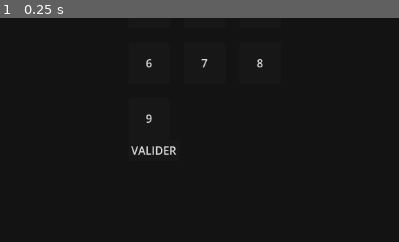
Above: before the commit, frame 1.
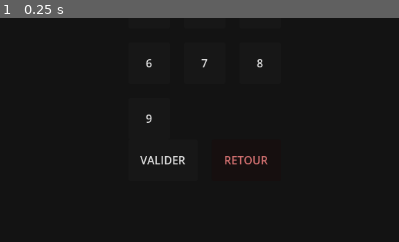
Above: after the commit, the same moment.

Repository: Docodoc3/Escape-the-lab
Game: Godot game, scene res://Scenes/numpad_minigame.tscn
The game is run twice, just before and just after one commit, with the same random seed, the same clock (stepped at 60 frames per second) and the same inputs. This scene is started directly instead of the project's main scene.
Inputs:
- Up to frame 1 (0.25 s): no input
The pictures show only the part of the screen within x 19-69%, y 50-100%; the shares and areas given below are measured in that part.

The runs differ from the first frame. In frame 1, 0.8% of the frame differs, in the area x 32-68%, y 57-66%.

Commit message:
Commit pour fleches

Diff:
--- a/Scripts/numpad_minigame.gd
+++ b/Scripts/numpad_minigame.gd
@@ -1,7 +1,7 @@
 extends CanvasLayer
 
 var entered_code = ""
-const SECRET_CODE = "0426" # Change ça par le code que tu veux !
+const SECRET_CODE = "0426" # Code secret pour déverrouiller la porte
 
 func _ready():
 	$EcranCode.text = "ENTREZ LE CODE : "
@@ -17,19 +17,30 @@
 		var row = i / 3
 		btn.position = Vector2(400 + col * 80, 200 + row * 80)
 
-		# On connecte le bouton à notre fonction
+		# On connecte le bouton à notre fonction de saisie
 		btn.pressed.connect(self._on_digit_pressed.bind(str(i)))
 		add_child(btn)
 
-	# Bouton VALIDER
+	# --- BOUTON VALIDER ---
 	var btn_val = Button.new()
 	btn_val.text = "VALIDER"
 	btn_val.position = Vector2(400, 500)
+	btn_val.custom_minimum_size = Vector2(100, 60)
 	btn_val.pressed.connect(self._on_validate_pressed)
 	add_child(btn_val)
 
+	# --- BOUTON RETOUR (ANNULER) ---
+	var btn_back = Button.new()
+	btn_back.text = "RETOUR"
+	# Positionné à droite du bouton VALIDER
+	btn_back.position = Vector2(520, 500)
+	btn_back.custom_minimum_size = Vector2(100, 60)
+	# Couleur légèrement rosée pour le différencier
+	btn_back.modulate = Color.LIGHT_CORAL
+	btn_back.pressed.connect(self._on_back_pressed)
+	add_child(btn_back)
+
 func _on_digit_pressed(digit):
-	print("Bouton cliqué : ", digit)
 	if entered_code.length() < 4:
 		entered_code += digit
 		$EcranCode.text = "CODE : " + entered_code
@@ -39,10 +50,10 @@
 		$EcranCode.text = "ACCÈS AUTORISÉ"
 		$EcranCode.modulate = Color.GREEN
 
-		# ON OUVRE LA PORTE !
+		# On appelle la fonction d'ouverture de la double porte
 		get_tree().call_group("porte_finale", "open_door")
 
-		# On attend 1 seconde puis on ferme le mini-jeu
+		# On attend 1 seconde pour laisser lire le message, puis on ferme
 		get_tree().create_timer(1.0).timeout.connect(close_minigame)
 	else:
 		$EcranCode.text = "ERREUR"
@@ -50,10 +61,15 @@
 		entered_code = ""
 		get_tree().create_timer(1.0).timeout.connect(reset_screen)
 
+func _on_back_pressed():
+	# Si le joueur veut quitter sans entrer de code
+	close_minigame()
+
 func reset_screen():
 	$EcranCode.text = "ENTREZ LE CODE : "
 	$EcranCode.modulate = Color.WHITE
 
 func close_minigame():
+	# Crucial : On relance le temps du jeu avant de supprimer le menu
 	get_tree().paused = false
 	queue_free()
